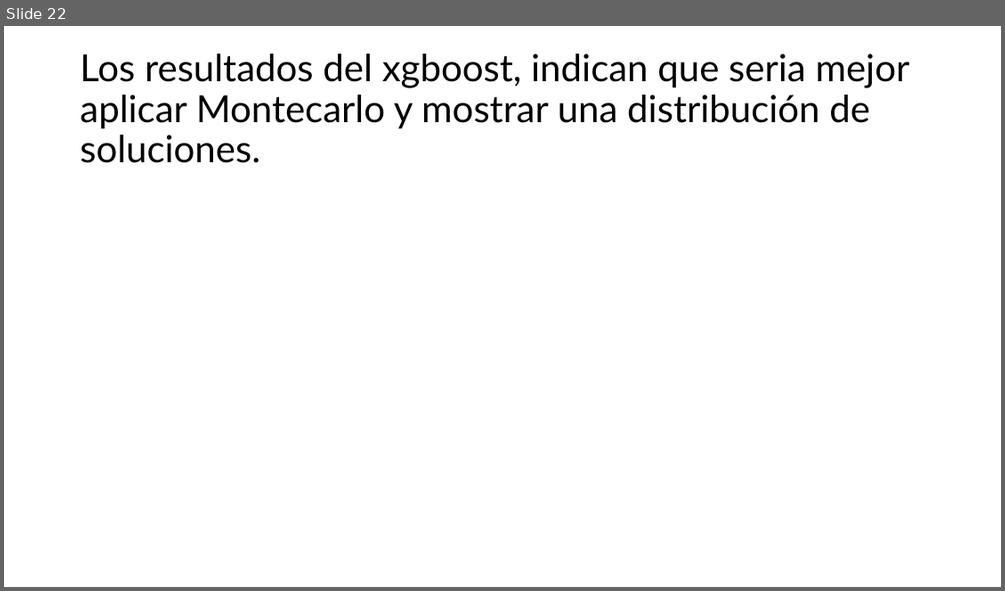
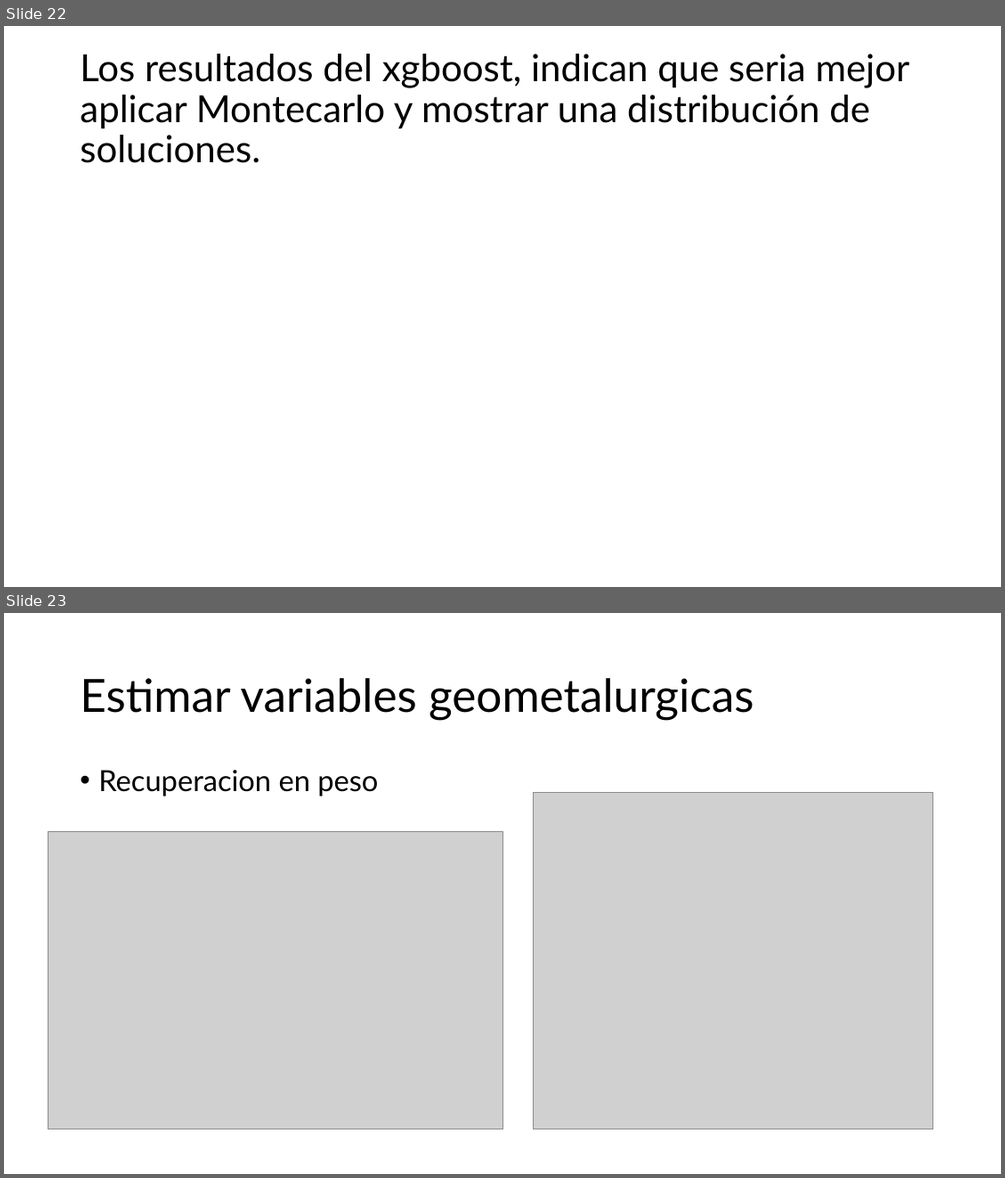
Before and after one commit to Igrojas/Proyecto-Tesina-Estimacion-Geologica, a slide deck: Presentación/Boceto Presentación - Tesina.pptx. Shown one above the other, each under a label of ours: slide 22 before the commit, slides 22 and 23 after it. The pictures are 1005x591 and 1005x1178 pixels, drawn with LibreOffice and Linux fonts; fonts in the diff are those of the drawing; grey boxes stand for pictures. Boxes give left, top, right and bottom in pixels: in the first picture for what was removed or moved away, otherwise in the second. Text is boxed around its words. In the diff, an @@ line names an element or a change of style, - is before the commit and + after.

```diff
--- a/Presentación/Boceto Presentación - Tesina.pptx
+++ b/Presentación/Boceto Presentación - Tesina.pptx
@@ slide 23 added at [4,613,1001,1174], background #FFFFFF @@
@@ title added at [80,678,754,720], 44 pt, text #000000 @@
+Estimar variables geometalurgicas
@@ text added at [98,770,378,796], 28 pt, text #000000 @@
+• Recuperacion en peso
@@ picture added at [534,793,933,1129] @@
@@ picture added at [48,831,502,1130] @@
```
Also in this commit, not shown: 7 other slides added, 35 other files.
